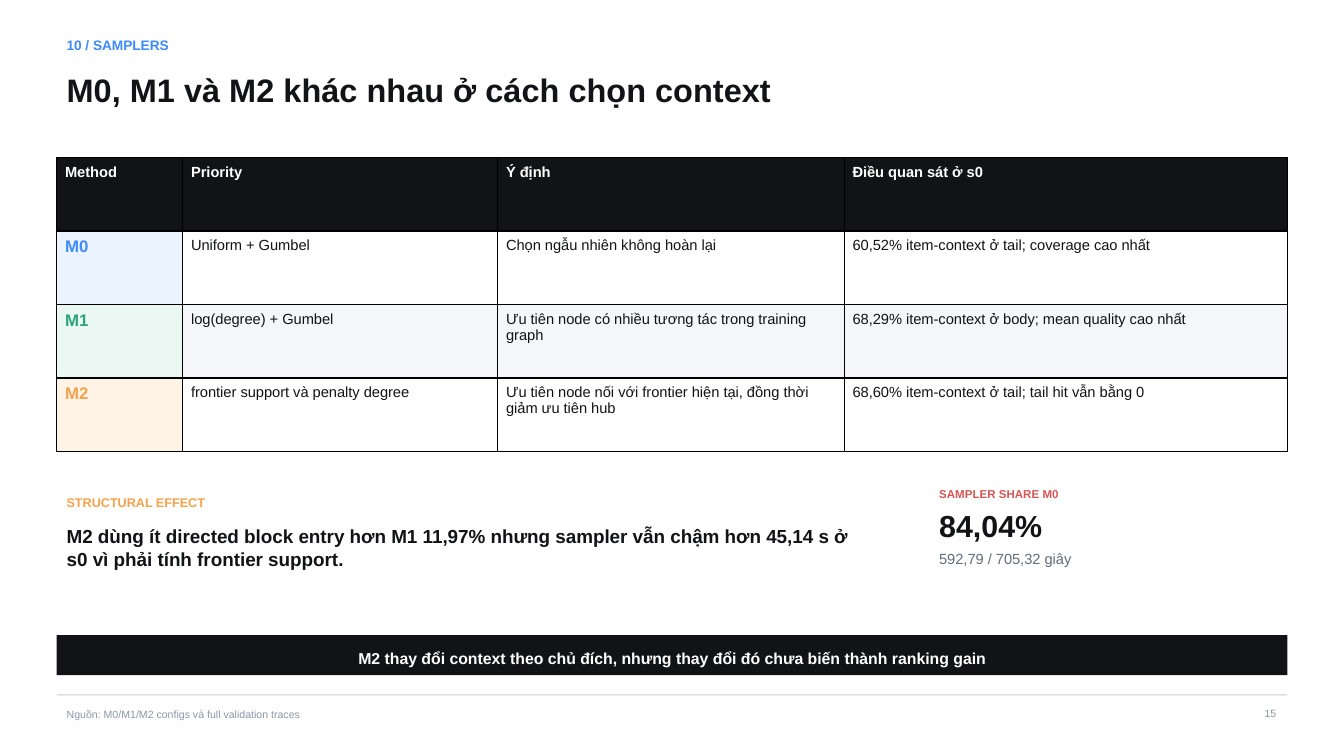
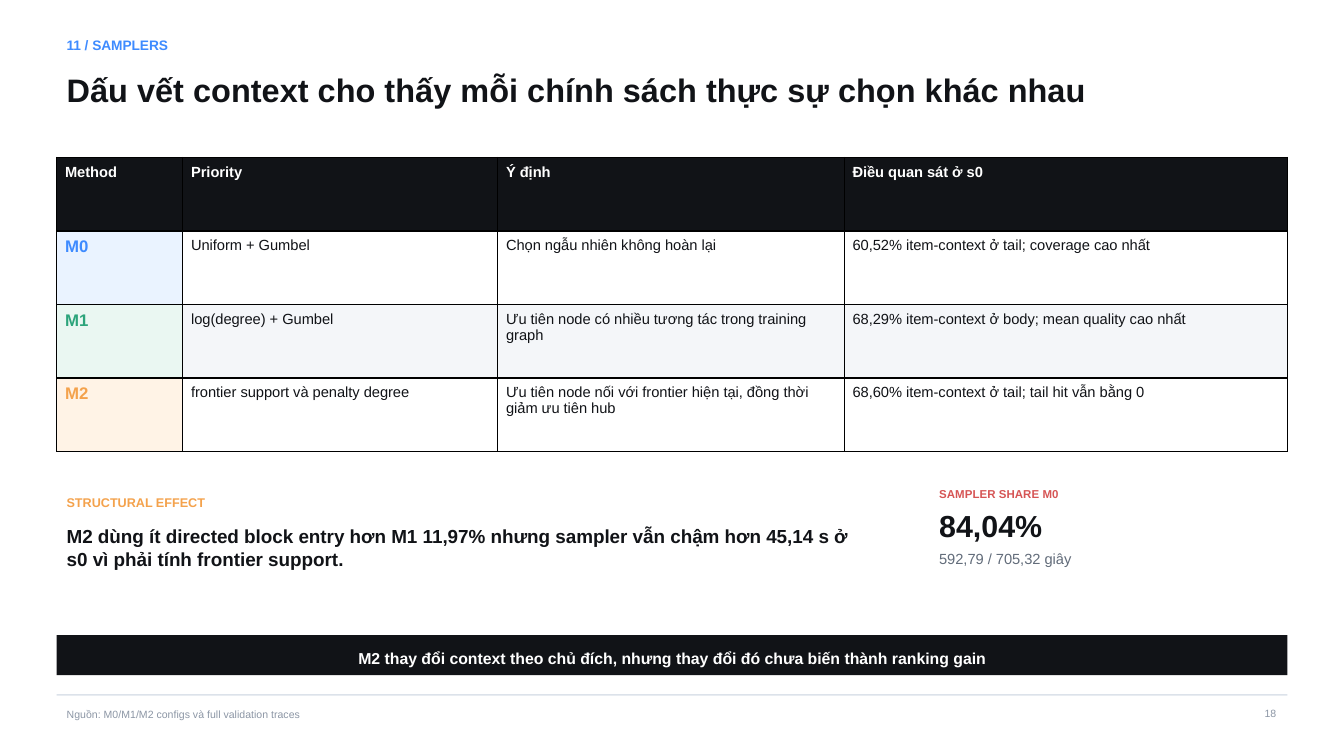
Before and after one commit to vanxuanty95/Ratruong, a slide deck: slide 18 of Do An/05_slides/THESIS_PRESENTATION_vn.pptx (slide 15 before the commit). Drawn at 1344x756 pixels with LibreOffice and Linux fonts; fonts in the diff are those of the drawing. Boxes give left, top, right and bottom in pixels: in the first picture for what was removed or moved away, otherwise in the second. Text is boxed around its words. In the diff, an @@ line names an element or a change of style, - is before the commit and + after.

Commit message:
docs: clarify sampler narrative and add latex report

```diff
--- a/Do An/05_slides/THESIS_PRESENTATION_vn.pptx
+++ b/Do An/05_slides/THESIS_PRESENTATION_vn.pptx
@@ text at (x1=67, y1=40, x2=168, y2=50): text changed @@
-10 / SAMPLERS
+11 / SAMPLERS
@@ text at (x1=67, y1=76, x2=1086, y2=108): text changed @@
-M0, M1 và M2 khác nhau ở cách chọn context
+Dấu vết context cho thấy mỗi chính sách thực sự chọn khác nhau
```
Also in this commit, not shown: 15 other slides changed, 3 slides added, 4 other files.
